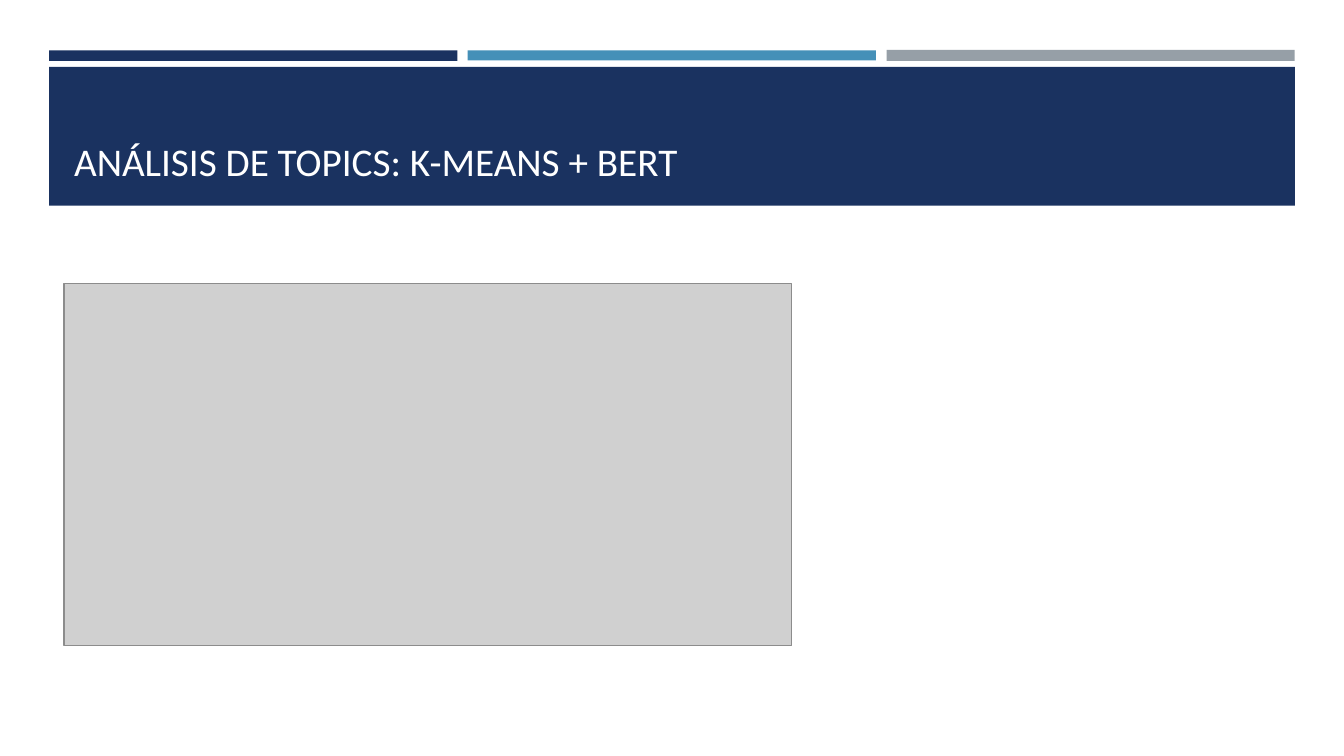
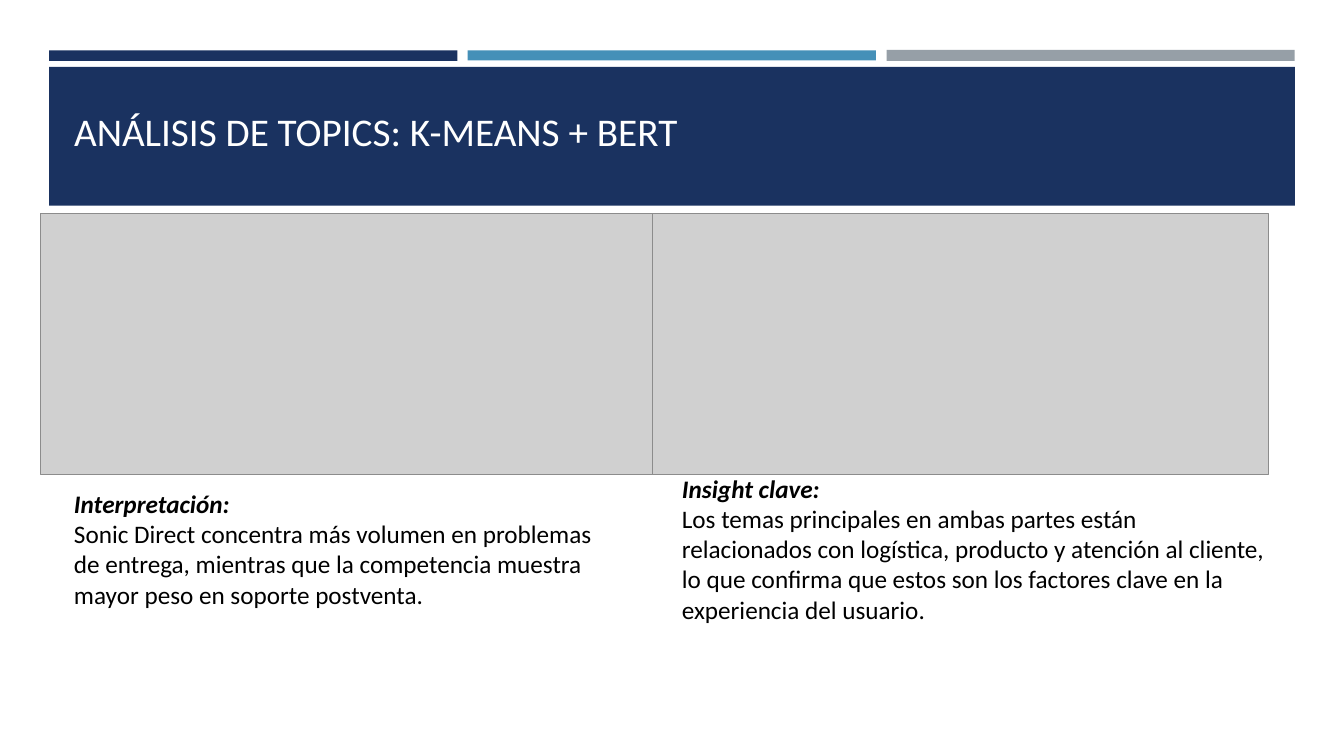
Before and after one commit to OscarFdz24/Proyecto_DeepLearning_NLP_Oscar_Fernandez, a slide deck: slide 4 of Análisis de reseñas en Trust Pilot.pptx. Drawn at 1344x756 pixels with LibreOffice and Linux fonts; fonts in the diff are those of the drawing; grey boxes stand for pictures. Boxes give left, top, right and bottom in pixels: in the first picture for what was removed or moved away, otherwise in the second. Text is boxed around its words. In the diff, an @@ line names an element or a change of style, - is before the commit and + after.

```diff
--- a/Análisis de reseñas en Trust Pilot.pptx
+++ b/Análisis de reseñas en Trust Pilot.pptx
@@ title "ANÁLISIS DE TOPICS: K-MEANS + ...": place and size @@
-title "ANÁLISIS DE TOPICS: K-MEANS + ..." at bbox=[74, 143, 677, 177]
+title "ANÁLISIS DE TOPICS: K-MEANS + ..." at bbox=[74, 113, 677, 147]
@@ picture added at bbox=[41, 214, 653, 474] @@
@@ picture added at bbox=[653, 214, 1269, 474] @@
@@ picture removed at bbox=[65, 283, 792, 645] @@
@@ text added at bbox=[74, 495, 591, 608], 18 pt, text #000000 @@
+Interpretación:
+Sonic Direct concentra más volumen en problemas de entrega, mientras que la competencia muestra mayor peso en soporte postventa.
@@ text added at bbox=[682, 480, 1264, 623], 18 pt, text #000000 @@
+Insight clave:
+Los temas principales en ambas partes están relacionados con logística, producto y atención al cliente, lo que confirma que estos son los factores clave en la experiencia del usuario.
```
Also in this commit, not shown: 2 other slides changed, 7 slides added, 4 slides removed, 3 other files.
